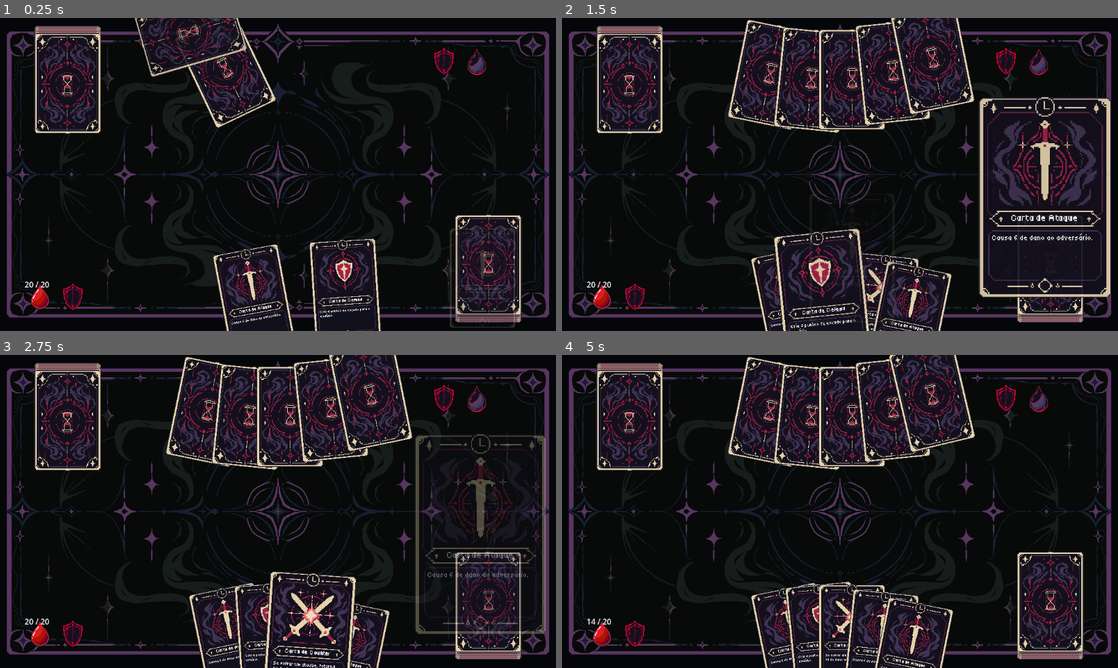
Above: before the commit, frames 1-4 (two rows, left to right).
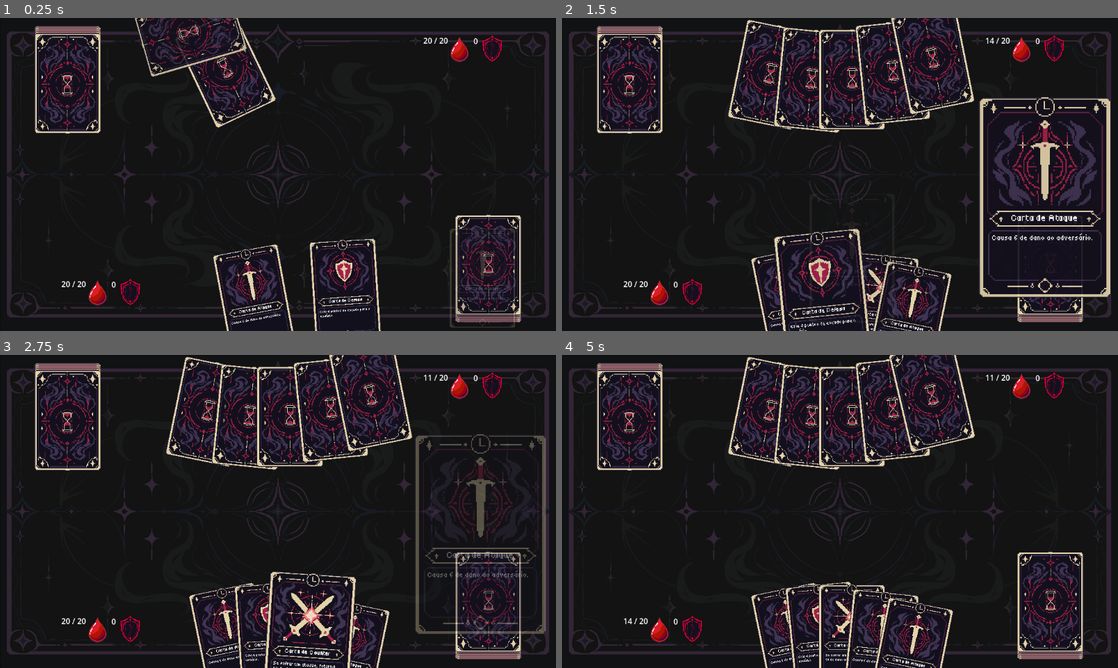
Above: after the commit, the same moments.

Repository: Joseinaciomf/GameJamPlus
Game: Godot game, scene res://Main/Scenes/card_game.tscn
The game is run twice, just before and just after one commit, with the same random seed, the same clock (stepped at 60 frames per second) and the same inputs.
Inputs (mouse positions are in pixels of both pictures, inside the frame that each line leads up to):
- Up to frame 1 (0.25 s): no input
- Up to frame 2 (1.5 s): tap Enter (ui_accept) at 0.5, 1.25 s; drag from (795, 299) to (895, 105) at 0.52 s; drag from (823, 296) to (812, 237) at 1.27 s
- Up to frame 3 (2.75 s): tap Enter (ui_accept) at 2 s; move the mouse to (311, 639) at 2.02 s; hold A (move_left) from 2.03 s (still down); tap 2 at 2.1 s; click (311, 639) at 2.17 s
- Up to frame 4 (5 s): release A (move_left) at 2.75 s; drag from (912, 652) to (673, 464) at 2.77 s; tap Enter (ui_accept) at 3.5, 4.25 s; drag from (767, 411) to (867, 511) at 3.52 s; drag from (823, 417) to (756, 433) at 4.27 s

The runs differ from the first frame. In frame 1, 5.3% of the frame differs, in the area x 1-99%, y 2-96%; in frame 2, 4.1%; in frame 3, 4.7%; in frame 4, 4.8%.

Commit message:
mudancasuicard

Diff:
--- a/Main/Scenes/UICard.tscn
+++ b/Main/Scenes/UICard.tscn
@@ -3,7 +3,6 @@
 [ext_resource type="Texture2D" uid="uid://dgqyc74mouuia" path="res://Assets/UI/Vida.png" id="1_45pjg"]
 [ext_resource type="Script" uid="uid://cr320a45b6gdt" path="res://Main/Scripts/ui_card.gd" id="1_kaua6"]
 [ext_resource type="Texture2D" uid="uid://c67nrxl0owfkn" path="res://Assets/UI/Escudo.png" id="3_8h285"]
-[ext_resource type="Texture2D" uid="uid://cc7m36bpcr3by" path="res://Assets/UI/Vida-Inimigo.png" id="3_jhbxt"]
 
 [node name="UICard" type="Control" unique_id=250764743]
 layout_mode = 3
@@ -16,54 +15,91 @@
 grow_vertical = 2
 script = ExtResource("1_kaua6")
 
-[node name="ContainerPlayer" type="Container" parent="." unique_id=1451284105]
-custom_maximum_size = Vector2(64, 64)
-layout_mode = 0
-offset_left = 51.0
-offset_top = 541.0
-offset_right = 115.0
-offset_bottom = 605.0
+[node name="PanelContainer" type="PanelContainer" parent="." unique_id=149634142]
+layout_mode = 1
+anchors_preset = 15
+anchor_right = 1.0
+anchor_bottom = 1.0
+grow_horizontal = 2
+grow_vertical = 2
 
-[node name="VidaPlayerIcon" type="Sprite2D" parent="ContainerPlayer" unique_id=1251253531]
-position = Vector2(32, 34)
-texture = ExtResource("1_45pjg")
+[node name="VBoxContainer" type="VBoxContainer" parent="PanelContainer" unique_id=1049387651]
+layout_mode = 2
+theme_override_constants/separation = 500
 
-[node name="EscudoPlayer" type="Sprite2D" parent="ContainerPlayer" unique_id=2111124072]
-position = Vector2(100, 36)
-texture = ExtResource("3_8h285")
+[node name="ContainerInimigo" type="HBoxContainer" parent="PanelContainer/VBoxContainer" unique_id=881086316]
+custom_maximum_size = Vector2(1152, 64)
+layout_mode = 2
+offset_transform_enabled = true
+offset_transform_position = Vector2(-100, 30)
+alignment = 2
 
-[node name="VidaPlayer" type="RichTextLabel" parent="ContainerPlayer" unique_id=1734728700]
+[node name="VidaInimigo" type="RichTextLabel" parent="PanelContainer/VBoxContainer/ContainerInimigo" unique_id=1070621734]
+clip_contents = false
 layout_mode = 2
+offset_transform_enabled = true
+offset_transform_position = Vector2(27, -15)
 text = "99"
 fit_content = true
 scroll_active = false
-horizontal_alignment = 1
+horizontal_alignment = 2
 vertical_alignment = 1
 
-[node name="EscudoPlayerNum" type="RichTextLabel" parent="ContainerPlayer" unique_id=1038959878]
+[node name="EscudoInimigoNum" type="RichTextLabel" parent="PanelContainer/VBoxContainer/ContainerInimigo" unique_id=1074251156]
 layout_mode = 2
-text = "10"
-
-[node name="ContainerInimigo" type="Container" parent="." unique_id=360988167]
-layout_mode = 0
-offset_left = 988.0
-offset_top = 89.0
-offset_right = 1028.0
-offset_bottom = 129.0
-
-[node name="VidaInimigoIcon" type="Sprite2D" parent="ContainerInimigo" unique_id=849190926]
-texture = ExtResource("3_jhbxt")
-
-[node name="Escudo" type="Sprite2D" parent="ContainerInimigo" unique_id=57702876]
-position = Vector2(-68, 0)
-texture = ExtResource("3_8h285")
-
-[node name="VidaInimigo" type="RichTextLabel" parent="ContainerInimigo" unique_id=660974911]
-layout_mode = 2
-text = "99"
-horizontal_alignment = 1
+offset_transform_enabled = true
+offset_transform_position = Vector2(75, -14)
+text = "4"
+fit_content = true
+scroll_active = false
+horizontal_alignment = 2
 vertical_alignment = 1
 
-[node name="EscudoInimigoNum" type="RichTextLabel" parent="ContainerInimigo" unique_id=1425838099]
+[node name="VidaInimigoIcon" type="TextureRect" parent="PanelContainer/VBoxContainer/ContainerInimigo" unique_id=129372996]
+custom_minimum_size = Vector2(64, 64)
 layout_mode = 2
-text = "10"
+texture = ExtResource("1_45pjg")
+stretch_mode = 5
+
+[node name="Escudo" type="TextureRect" parent="PanelContainer/VBoxContainer/ContainerInimigo" unique_id=1686586122]
+custom_minimum_size = Vector2(64, 64)
+layout_mode = 2
+texture = ExtResource("3_8h285")
+stretch_mode = 5
+
+[node name="ContainerPlayer" type="HBoxContainer" parent="PanelContainer/VBoxContainer" unique_id=481261476]
+custom_maximum_size = Vector2(1152, 64)
+layout_mode = 2
+offset_transform_enabled = true
+offset_transform_position = Vector2(100, -30)
+
+[node name="VidaPlayer" type="RichTextLabel" parent="PanelContainer/VBoxContainer/ContainerPlayer" unique_id=1734728700]
+clip_contents = false
+layout_mode = 2
+offset_transform_enabled = true
+offset_transform_position = Vector2(27, -15)
+text = "99"
+fit_content = true
+scroll_active = false
+vertical_alignment = 1
+
+[node name="EscudoPlayerNum" type="RichTextLabel" parent="PanelContainer/VBoxContainer/ContainerPlayer" unique_id=1241374378]
+layout_mode = 2
+offset_transform_enabled = true
+offset_transform_position = Vector2(75, -14)
+text = "4"
+fit_content = true
+scroll_active = false
+vertical_alignment = 1
+
+[node name="VidaPlayerIcon" type="TextureRect" parent="PanelContainer/VBoxContainer/ContainerPlayer" unique_id=1973069454]
+custom_minimum_size = Vector2(64, 64)
+layout_mode = 2
+texture = ExtResource("1_45pjg")
+stretch_mode = 5
+
+[node name="EscudoPlayer" type="TextureRect" parent="PanelContainer/VBoxContainer/ContainerPlayer" unique_id=565530193]
+custom_minimum_size = Vector2(64, 64)
+layout_mode = 2
+texture = ExtResource("3_8h285")
+stretch_mode = 5
--- a/Main/Scenes/card_game.tscn
+++ b/Main/Scenes/card_game.tscn
@@ -12,6 +12,11 @@
 enemy_back_texture = ExtResource("2_pw6p3")
 deck_jogador = NodePath("DeckJogador")
 deck_inimigo = NodePath("DeckInimigo")
+
+[node name="UICard" parent="." unique_id=250764743 instance=ExtResource("6_lvhjo")]
+offset_top = 0.0
+offset_right = 1152.0
+offset_bottom = 648.0
 
 [node name="Tabuleiro" type="TextureRect" parent="." unique_id=876396186]
 z_index = -1
@@ -43,5 +48,3 @@
 
 [node name="CardSFX" type="AudioStreamPlayer" parent="." unique_id=2069645560]
 volume_db = -64.771
-
-[node name="UICard" parent="." unique_id=250764743 instance=ExtResource("6_lvhjo")]
Not shown, changed: Assets/Dialogues/Dialogues.csv.import
Binary file added: Main/Scripts/Dialogues.character.translation
Binary file added: Main/Scripts/Dialogues.text.translation
